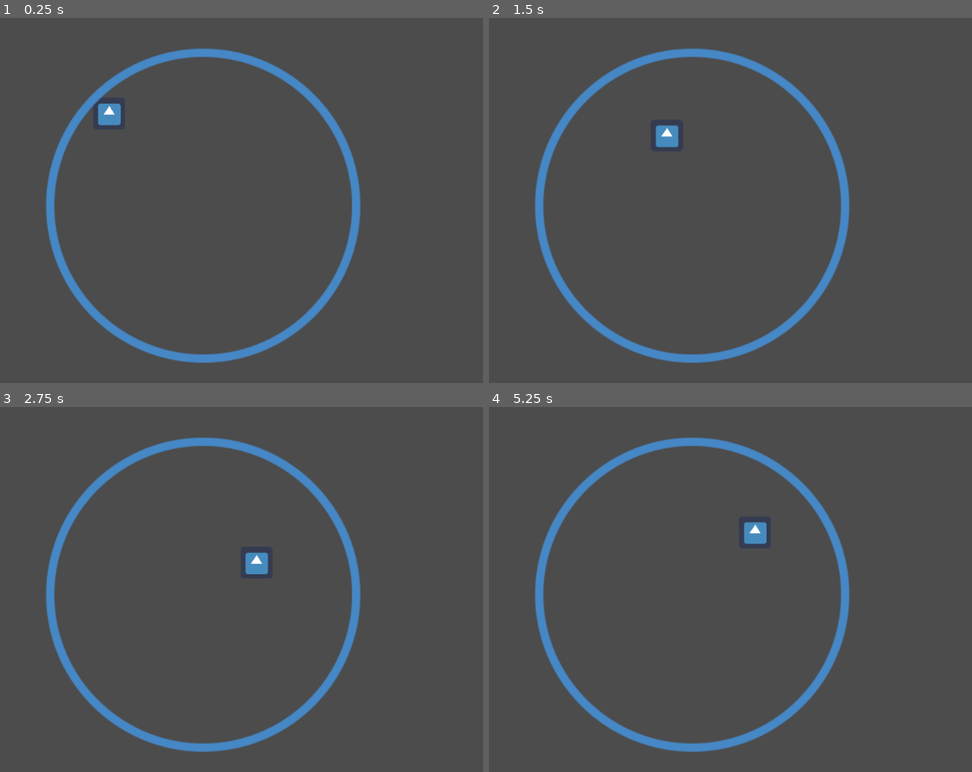
Above: before the commit, frames 1-4 (two rows, left to right).
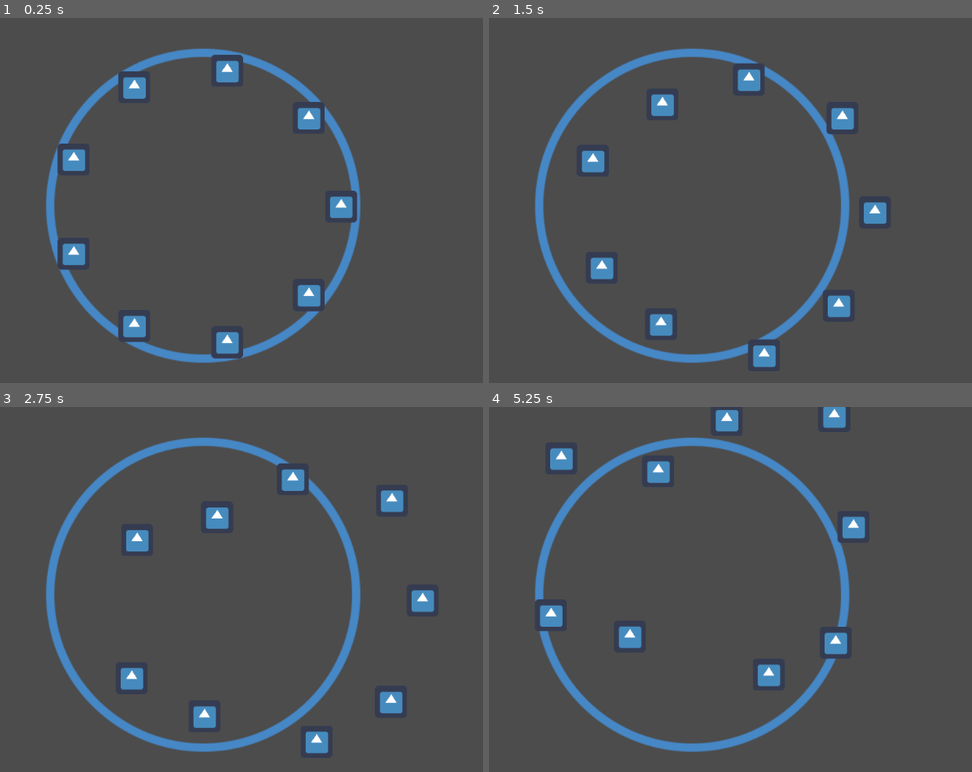
Above: after the commit, the same moments.

Repository: RoCoBo44/GodotStuff
Game: Godot game, scene res://Kinetic Move.tscn
The game is run twice, just before and just after one commit, with the same random seed, the same clock (stepped at 60 frames per second) and the same inputs. The engine's default icon, where the game draws it, is replaced by a stand-in: a white triangle on a blue panel in a dark square.
Inputs:
- Up to frame 1 (0.25 s): no input
- Up to frame 2 (1.5 s): tap Enter at 0.5 s; hold Right (ui_right) 0.53-1.28 s; hold K 0.53-1.28 s; hold Down (ui_down) from 1.28 s (still down); tap K at 1.35 s
- Up to frame 3 (2.75 s): release Down (ui_down) at 2.03 s; hold Right (ui_right) from 2.03 s (still down); hold K from 2.03 s (still down)
- Up to frame 4 (5.25 s): release Right (ui_right) at 2.78 s; release K at 2.78 s; hold Up (ui_up) 2.78-3.53 s; tap K at 2.85, 4.35 s; hold K 3.53-4.28 s; hold Left (ui_left) 3.53-5.03 s; hold Down (ui_down) from 5.03 s (still down); hold K from 5.03 s (still down)

The runs differ from the first frame. In frame 1, 3.5% of the frame differs, in the area x 11-75%, y 10-94%; in frame 2, 3.0%; in frame 3, 2.8%; in frame 4, 2.9%.

Commit message:
added circular position

Diff:
--- a/Testing/Base.gd
+++ b/Testing/Base.gd
@@ -5,9 +5,22 @@
 # var b = "text"
 
 # Called when the node enters the scene tree for the first time.
+export var cantidad = 9
+var radius = 9
+var angle_step = 2.0*PI / cantidad
+
 func _ready():
-	pass
-
+	var angle = 0
+	var tam = 0.2
+	for i in range(0,cantidad):
+		var center = position
+		var direction = Vector2(cos(angle), sin(angle))
+		var node = load("res://Body/Bot.tscn").instance()
+		node.set_name("boti{0}".format(i))
+		node.scale = Vector2(tam,tam)
+		node.position = node.position + direction * radius
+		add_child(node)
+		angle += angle_step
 # Called every frame. 'delta' is the elapsed time since the previous frame.
 #func _process(delta):
 #	pass
--- a/Testing/Body/KinematicBody2D.tscn
+++ b/Testing/Body/Bot.tscn
@@ -5,7 +5,8 @@
 
 [sub_resource type="CircleShape2D" id=1]
 
-[node name="KinematicBody2D" type="KinematicBody2D"]
+[node name="Bot" type="KinematicBody2D"]
+collision_layer = 0
 script = ExtResource( 1 )
 
 [node name="Sprite" type="Sprite" parent="."]
@@ -13,4 +14,5 @@
 texture = ExtResource( 2 )
 
 [node name="CollisionShape2D" type="CollisionShape2D" parent="."]
+scale = Vector2( 0.68, 0.71 )
 shape = SubResource( 1 )
--- a/Testing/KinematicBody2D.gd
+++ b/Testing/KinematicBody2D.gd
@@ -5,7 +5,7 @@
 var auto = false
 var movimientos = []
 var movActual = 0
-export var movMaximo = 20
+export var movMaximo = 80
 var stop = false
 
 func get_input():
@@ -45,3 +45,8 @@
 	get_input()
 	if not stop:
 		velocity = move_and_slide(velocity)
+
+
+
+func _on_Base_body_exited(body):
+	stop = true
--- /dev/null
+++ b/Testing/Kinetic Move.gd
@@ -0,0 +1,11 @@
+extends Node2D
+
+# Declare member variables here. Examples:
+# var a = 2
+# var b = "text"
+
+func _ready():
+	pass
+# Called every frame. 'delta' is the elapsed time since the previous frame.
+#func _process(delta):
+#	pass
--- a/Testing/Kinetic Move.tscn
+++ b/Testing/Kinetic Move.tscn
@@ -1,18 +1,13 @@
 [gd_scene load_steps=5 format=2]
 
-[ext_resource path="res://Body/KinematicBody2D.tscn" type="PackedScene" id=1]
+[ext_resource path="res://Kinetic Move.gd" type="Script" id=1]
 [ext_resource path="res://Base.gd" type="Script" id=2]
 [ext_resource path="res://circle.png" type="Texture" id=3]
 
 [sub_resource type="CircleShape2D" id=1]
 
-[node name="Node2D" type="Node2D"]
-
-[node name="KinematicBody2D" parent="." instance=ExtResource( 1 )]
-position = Vector2( 329.162, 156.212 )
-scale = Vector2( 5, 5 )
-collision_layer = 3
-collision_mask = 3
+[node name="root" type="Node2D"]
+script = ExtResource( 1 )
 
 [node name="Base" type="Area2D" parent="."]
 position = Vector2( 482.772, 307.952 )
